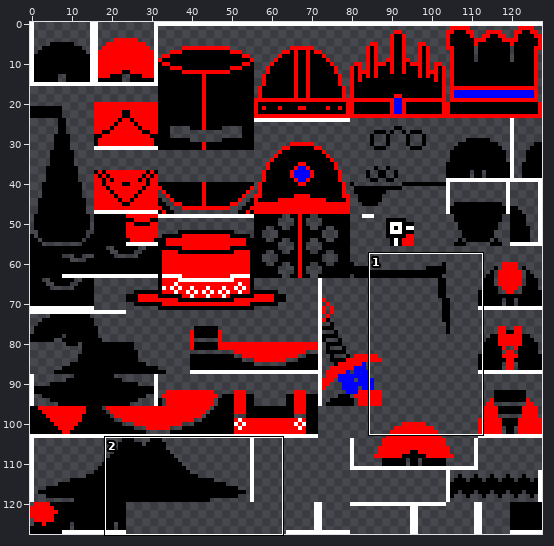
One commit to this sprite sheet: resources/sprites/clothes.png. The first picture is a wide view before the edit; the outline marks the close-up.
Close-up. Before the edit:
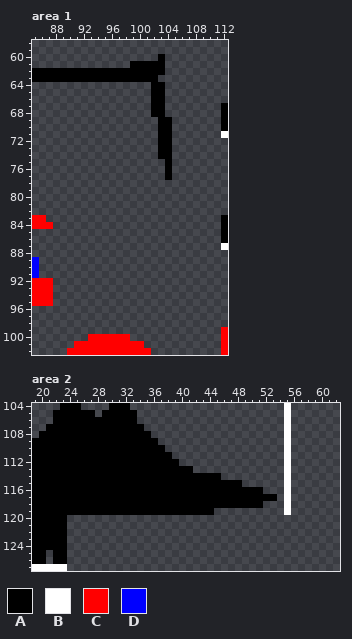
The file is 128x128 pixels. Shown: area 1: x 85..112, y 58..102; area 2: x 19..62, y 104..127.
Palette (. is transparent): A #000000  B #ffffff  C #ff0000  D #0000ff
Pixels before, area 1, first column x 85:
 60 ..................A.........
 61 ..............AAAAA.........
 62 AAAAAAAAAAAAAAAAAAA.........
 63 AAAAAAAAAAAAAAAAAA..........
 64 .................AA.........
 65 .................AA.........
 66 .................AA.........
 67 .................AA........A
 68 .................AA........A
 69 ..................AA.......A
 70 ..................AA.......A
 71 ..................AA.......B
 72 ..................AA........
 73 ..................AA........
 74 ..................AA........
 75 ...................A........
 76 ...................A........
 77 ...................A........
 78 ............................
 79 ............................
 80 ............................
 81 ............................
 82 ............................
 83 CC.........................A
 84 CCC........................A
 85 ...........................A
 86 ...........................A
 87 ...........................B
 88 ............................
 89 D...........................
 90 D...........................
 91 D...........................
 92 CCC.........................
 93 CCC.........................
 94 CCC.........................
 95 CCC.........................
 96 ............................
 97 ............................
 98 ............................
 99 ...........................C
100 ........CCCCCC.............C
101 ......CCCCCCCCCC...........C
102 .....CCCCCCCCCCCC..........C
Pixels before, area 2, first column x 19:
104 ....AAA....AAA......................B
105 ...AAAAAA.AAAAA.....................B
106 ...AAAAAAAAAAAA.....................B
107 ..AAAAAAAAAAAAAA....................B
108 .AAAAAAAAAAAAAAAA...................B
109 AAAAAAAAAAAAAAAAAA..................B
110 AAAAAAAAAAAAAAAAAAA.................B
111 AAAAAAAAAAAAAAAAAAAA................B
112 AAAAAAAAAAAAAAAAAAAAA...............B
113 AAAAAAAAAAAAAAAAAAAAAAA.............B
114 AAAAAAAAAAAAAAAAAAAAAAAAAAA.........B
115 AAAAAAAAAAAAAAAAAAAAAAAAAAAAAA......B
116 AAAAAAAAAAAAAAAAAAAAAAAAAAAAAAAAA...B
117 AAAAAAAAAAAAAAAAAAAAAAAAAAAAAAAAAAA.B
118 AAAAAAAAAAAAAAAAAAAAAAAAAAAAAAAAA...B
119 AAAAAAAAAAAAAAAAAAAAAAAAAA..........B
120 AAAAA................................
121 AAAAA................................
122 AAAAA................................
123 AAAAA................................
124 AAAAA................................
125 AA.AA................................
126 AA.AA................................
127 BBBBB................................
New version:
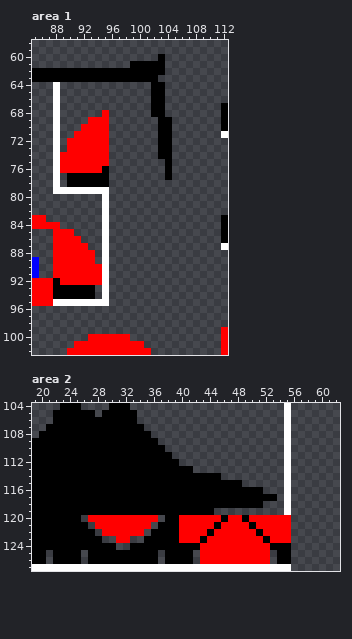
Difference:
{"where": "area 1"}
{"y":64,"x":88,"old":".","new":"B"}
{"y":65,"x":88,"old":".","new":"B"}
{"y":66,"x":88,"old":".","new":"B"}
{"y":67,"x":88,"old":".","new":"B"}
{"y":68,"x":88,"old":".","new":"B"}
{"y":68,"x":95,"old":".","new":"C"}
{"y":69,"x":88,"old":".","new":"B"}
{"y":69,"x":93,"old":"...","new":"CCC"}
{"y":70,"x":88,"old":".","new":"B"}
{"y":70,"x":92,"old":"....","new":"CCCC"}
{"y":71,"x":88,"old":".","new":"B"}
{"y":71,"x":91,"old":".....","new":"CCCCC"}
{"y":72,"x":88,"old":".","new":"B"}
{"y":72,"x":90,"old":"......","new":"CCCCCC"}
{"y":73,"x":88,"old":".","new":"B"}
{"y":73,"x":90,"old":"......","new":"CCCCCC"}
{"y":74,"x":88,"old":"........","new":"BCCCCCCC"}
{"y":75,"x":88,"old":"........","new":"BCCCCCCC"}
{"y":76,"x":88,"old":"........","new":"BCCCCCCA"}
{"y":77,"x":88,"old":".","new":"B"}
{"y":77,"x":90,"old":"......","new":"AAAAAA"}
{"y":78,"x":88,"old":".","new":"B"}
{"y":78,"x":90,"old":"......","new":"AAAAAA"}
{"y":79,"x":88,"old":"........","new":"BBBBBBBB"}
{"y":80,"x":95,"old":".","new":"B"}
{"y":81,"x":95,"old":".","new":"B"}
{"y":82,"x":95,"old":".","new":"B"}
{"y":83,"x":95,"old":".","new":"B"}
{"y":84,"x":88,"old":".","new":"C"}
{"y":84,"x":95,"old":".","new":"B"}
{"y":85,"x":88,"old":"...","new":"CCC"}
{"y":85,"x":95,"old":".","new":"B"}
{"y":86,"x":88,"old":"....","new":"CCCC"}
{"y":86,"x":95,"old":".","new":"B"}
{"y":87,"x":88,"old":".....","new":"CCCCC"}
{"y":87,"x":95,"old":".","new":"B"}
{"y":88,"x":88,"old":"......","new":"CCCCCC"}
{"y":88,"x":95,"old":".","new":"B"}
{"y":89,"x":88,"old":"......","new":"CCCCCC"}
{"y":89,"x":95,"old":".","new":"B"}
{"y":90,"x":88,"old":"........","new":"CCCCCCCB"}
{"y":91,"x":88,"old":"........","new":"CCCCCCCB"}
{"y":92,"x":88,"old":"........","new":"ACCCCCCB"}
{"y":93,"x":88,"old":"......","new":"AAAAAA"}
{"y":93,"x":95,"old":".","new":"B"}
{"y":94,"x":88,"old":"......","new":"AAAAAA"}
{"y":94,"x":95,"old":".","new":"B"}
{"y":95,"x":88,"old":"........","new":"BBBBBBBB"}
{"where": "area 2"}
{"y":120,"x":24,"old":"..","new":"AA"}
{"y":120,"x":27,"old":"..........","new":"CCCCCCCCCC"}
{"y":120,"x":38,"old":"..................","new":"AACCCCCCACCACCCCCC"}
{"y":121,"x":24,"old":"...","new":"AAA"}
{"y":121,"x":28,"old":"........","new":"CCCCCCCC"}
{"y":121,"x":37,"old":"...................","new":"AAACCCCCACCCCACCCCC"}
{"y":122,"x":24,"old":"....","new":"AAAA"}
{"y":122,"x":29,"old":"......","new":"CCCCCC"}
{"y":122,"x":36,"old":"....................","new":"AAAACCCCACCCCCCACCCC"}
{"y":123,"x":24,"old":".....","new":"AAAAA"}
{"y":123,"x":31,"old":"..","new":"CC"}
{"y":123,"x":35,"old":".....................","new":"AAAAACCCACCCCCCCCACCC"}
{"y":124,"x":24,"old":".......","new":"AAAAAAA"}
{"y":124,"x":33,"old":".......................","new":"AAAAAAAAAACCCCCCCCCCAAA"}
{"y":125,"x":24,"old":"..","new":"AA"}
{"y":125,"x":27,"old":"..........","new":"AAAAAAAAAA"}
{"y":125,"x":38,"old":"....","new":"AAAA"}
{"y":125,"x":43,"old":"..........","new":"CCCCCCCCCC"}
{"y":125,"x":54,"old":"..","new":"AA"}
{"y":126,"x":24,"old":"..","new":"AA"}
{"y":126,"x":27,"old":"..........","new":"AAAAAAAAAA"}
{"y":126,"x":38,"old":"....","new":"AAAA"}
{"y":126,"x":43,"old":"..........","new":"CCCCCCCCCC"}
{"y":126,"x":54,"old":"..","new":"AA"}
{"y":127,"x":24,"old":"................................","new":"BBBBBBBBBBBBBBBBBBBBBBBBBBBBBBBB"}
{"label":"added","picture_box":[53,82,109,306]}
{"label":"added","picture_box":[67,515,291,571]}
